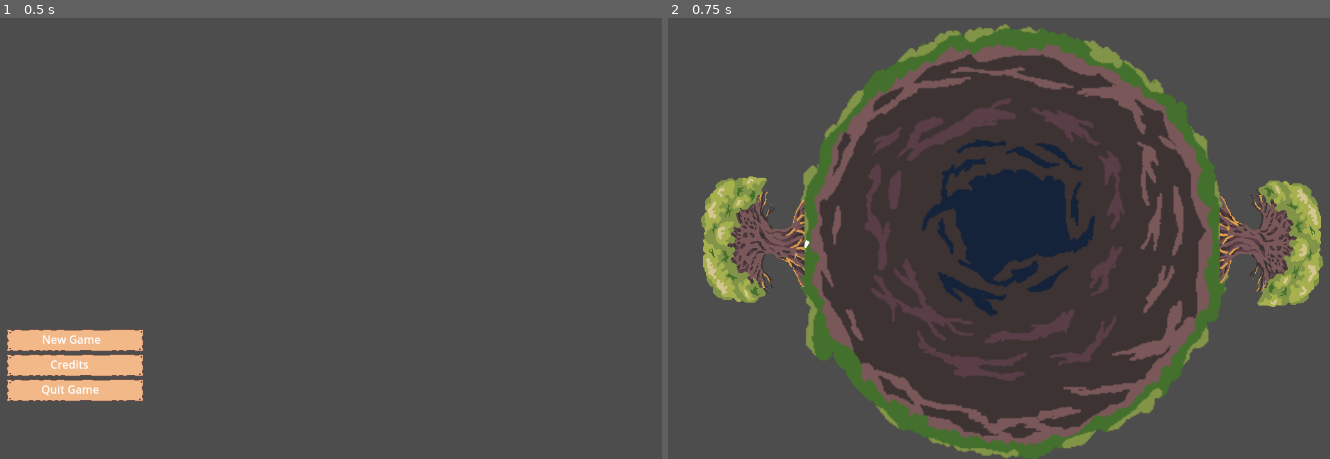
Above: before the commit, frames 1-2 (left to right).
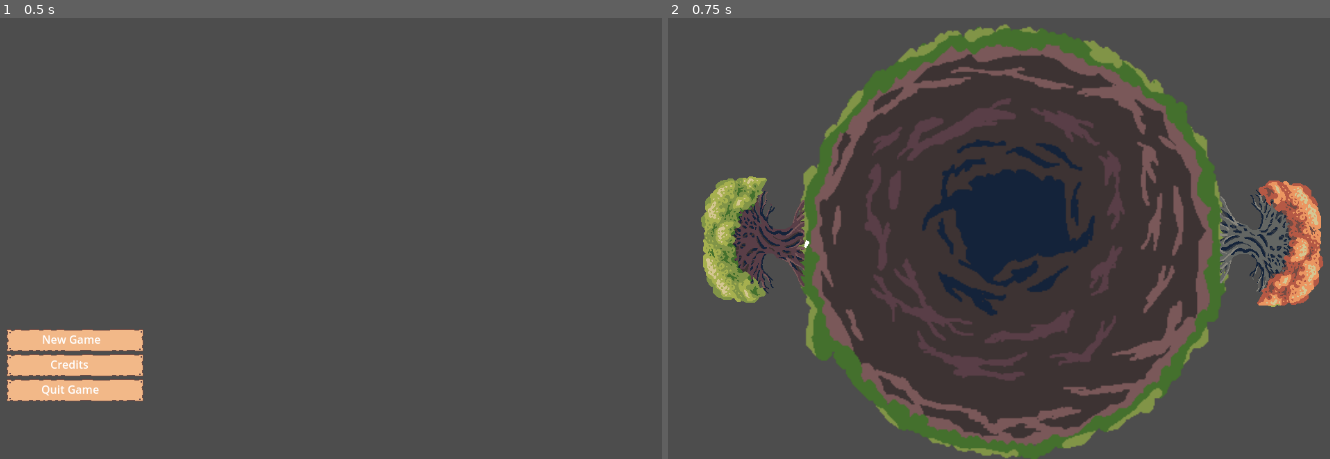
Above: after the commit, the same moments.

Repository: Rotta-Games/ragerootin
Game: Godot game, scene res://main.tscn
Same seed, same stepped clock (60 frames per second), same inputs: the game is played once before the commit and once after it.
Inputs:
- Up to frame 1 (0.5 s): no input
- Up to frame 2 (0.75 s): click "New Game" at 0.5 s

Frame 1 is identical in both runs. In frame 2, 3.6% of the frame differs, in the area x 5-99%, y 36-66%.

Commit message:
Add second tree texture

Diff:
--- a/game.tscn
+++ b/game.tscn
@@ -1,8 +1,9 @@
-[gd_scene load_steps=4 format=3 uid="uid://cnqjxco0jwax3"]
+[gd_scene load_steps=5 format=3 uid="uid://d0v055pdymdup"]
 
 [ext_resource type="Texture2D" uid="uid://dv3wqd5ajjukp" path="res://assets/gfx/planet.png" id="1_jqjye"]
 [ext_resource type="Texture2D" uid="uid://bvpssq4vdwi0o" path="res://assets/gfx/tree.png" id="2_3kfm1"]
 [ext_resource type="Script" path="res://Player1.gd" id="3_5isx4"]
+[ext_resource type="Texture2D" uid="uid://b8p2ufu1kj703" path="res://assets/gfx/tree2.png" id="3_py1ko"]
 
 [node name="game" type="Node2D"]
 
@@ -20,7 +21,7 @@
 [node name="Tree2" type="Sprite2D" parent="."]
 position = Vector2(930, 335)
 rotation = 1.5708
-texture = ExtResource("2_3kfm1")
+texture = ExtResource("3_py1ko")
 
 [node name="Line2" type="Line2D" parent="."]
 points = PackedVector2Array(805, 163)
Binary file changed: assets/gfx/tree.png
Binary file added: assets/gfx/tree2.png
Not shown, added: assets/gfx/tree2.png.import
Not shown, added: assets/music/roots_intro.mp3.import
